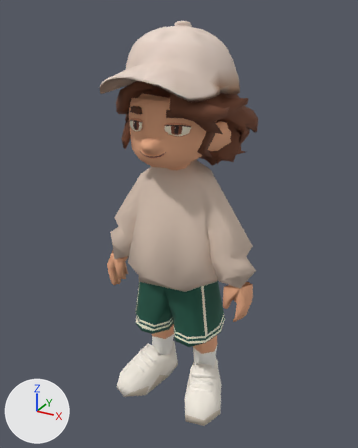
One commit to the glTF model docs/visual/host-q-tripo-r2s1-rfc/glb/host_q_tripo_p20_r2s1_capped.glb: the scene before it, then after it.
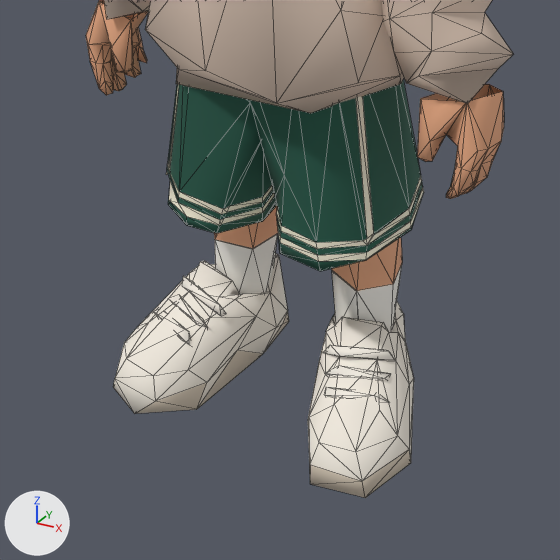
Each version is shown whole from a camera (50 mm lens) standing at (0.743, -1.371, 1.358) and looking at (-0.011, 0.0, 0.673), then close up on the part from 22% to 76% of the width and 56% to 100% of the height. The axes (+X, +Y, +Z) are drawn at lower left. The lights are the same throughout. The last two pictures show the newer version. The close-ups show mesh edges as thin lines. Vertices at exactly the same position are counted once.

Before the edit, the objects in view are built like this:
```python
me_hostq_sculpt_game = bpy.data.meshes.new('HostQ_Sculpt_Game')
me_hostq_sculpt_game.from_pydata(...)  # 1306 vertices, 2331 faces; spans x -0.283..0.285, y -0.218..0.227, z 0.0..1.253
me_hostq_sculpt_game.materials.append(mat_host_mat)
ob_hostbody = bpy.data.objects.new('HostBody', me_hostq_sculpt_game)
ob_hostbody.location = (0.0, 0.0, 0.0)
```
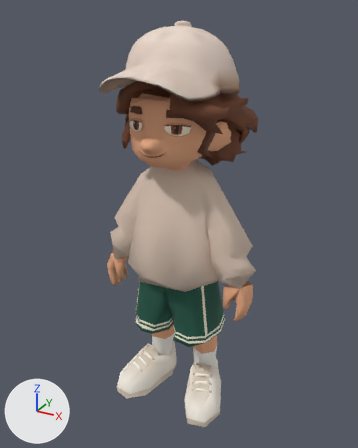
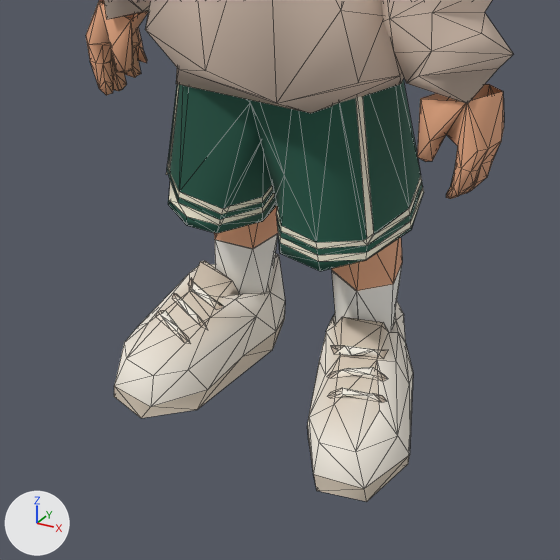
Where the change shows, as pixel boxes (x1, y1, x2, y2) in the close-ups (560 x 560 px; the box of a moved part takes in the faces that stretch with it):
'HostBody', reshaped: before (86, 0, 513, 498); after (86, 0, 513, 502)
part 1 of me_hostq_sculpt_game, moved or reshaped: before (113, 257, 414, 498); after (114, 257, 413, 502)
part 2 of me_hostq_sculpt_game, recoloured: before (115, 261, 414, 459); after (115, 261, 397, 437)

Edits to the bpy script that builds the scene:
```text
Change me_hostq_sculpt_game:
    used by ob_hostbody; location = (0.0, 0.0, 0.0)
    remove me_hostq_sculpt_game.from_pydata(...)  # 1306 vertices, 2331 faces; spans x -0.283..0.285, y -0.218..0.227, z 0.0..1.253
    add me_hostq_sculpt_game.from_pydata(...)  # 1310 vertices, 2339 faces; spans x -0.283..0.285, y -0.218..0.227, z 0.0..1.253
    me_hostq_sculpt_game part 1
    4 vertices are removed from x -0.211..0.121, y -0.167..0.089, z 0.002..0.007
    21 faces are deleted
    101 vertices move from x -0.209..0.211, y -0.194..0.089, z 0.0..0.124 to x -0.21..0.21, y -0.19..0.089, z 0.0..0.125
    8 vertices are added at x -0.208..0.157, y -0.174..0.085, z 0.0..0.032
    29 new faces join them
    me_hostq_sculpt_game part 2: 145 kept faces spanning x -0.192..0.21, y -0.19..0.042, z 0.0..0.146 get new vertex colours
```
